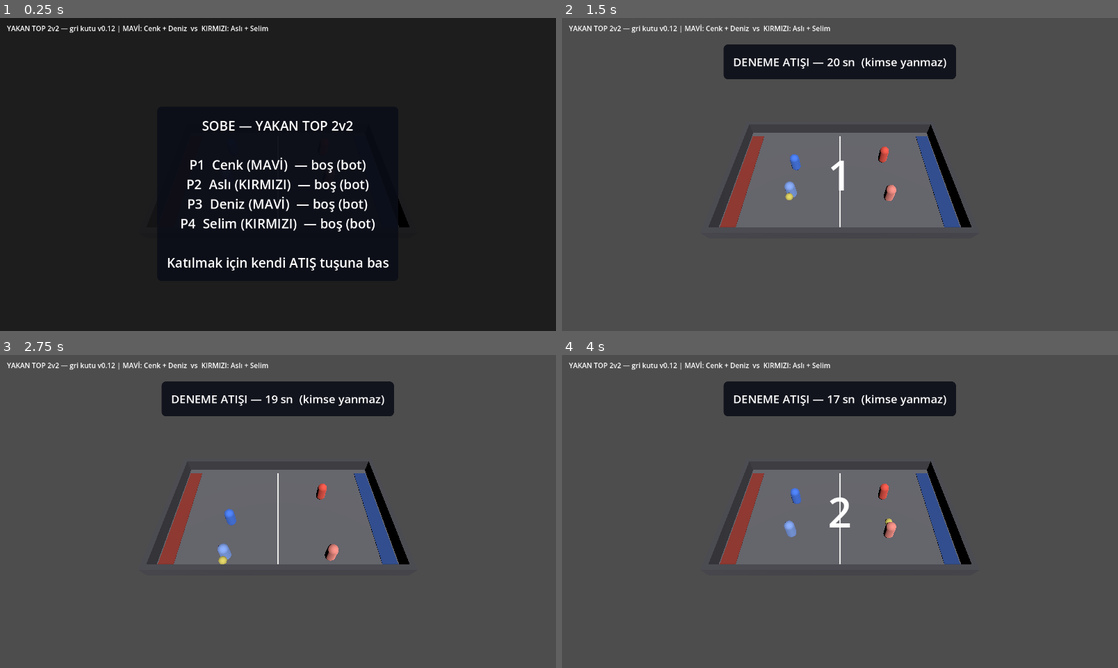
Above: before the commit, frames 1-4 (two rows, left to right).
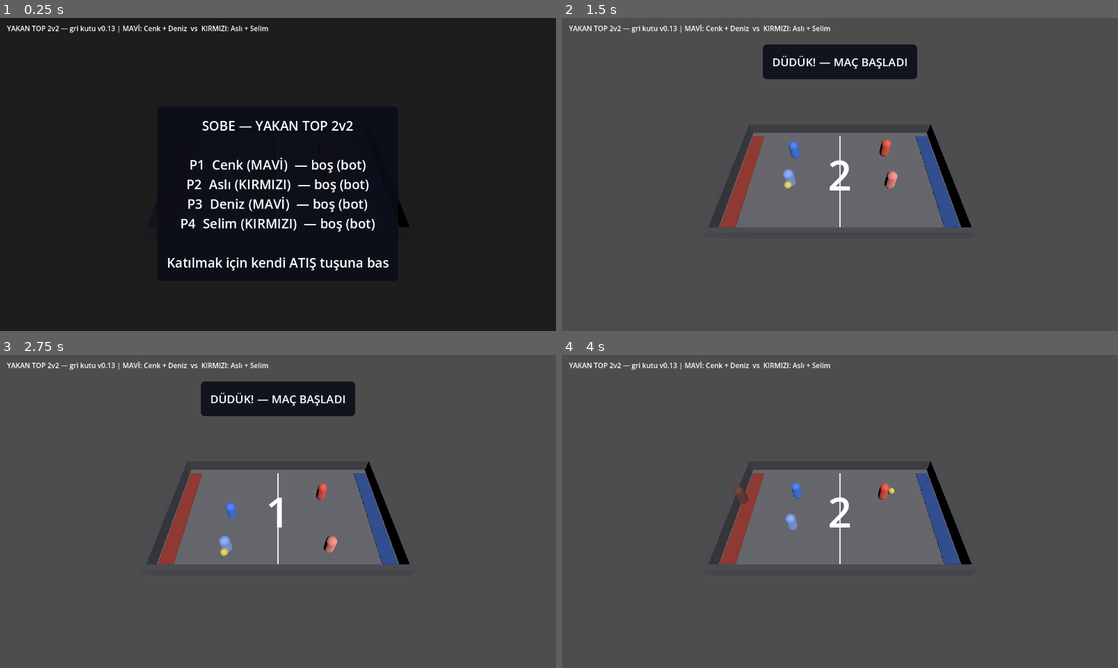
Above: after the commit, the same moments.

Repository: Mchd2323/Sobe
Game: Godot game, scene res://main.tscn
Two runs of this game, one before a commit and one after it. Both use one fixed random seed, a clock stepped at 60 frames per second and the inputs below.
Inputs:
- Up to frame 1 (0.25 s): no input
- Up to frame 2 (1.5 s): tap Enter at 0.5, 0.6, 1.35 s; hold D 0.53-1.28 s; tap Space at 0.77 s; hold S from 1.28 s (still down)
- Up to frame 3 (2.75 s): tap Space at 1.52 s; release S at 2.03 s; hold D from 2.03 s (still down); tap Enter at 2.1 s
- Up to frame 4 (4 s): release D at 2.78 s; hold W 2.78-3.53 s; tap Enter at 2.85, 3.6 s; tap Space at 3.02, 3.77 s; hold A from 3.53 s (still down)

The runs differ from the first frame. In frame 1, less than 0.1% of the frame differs, in the area x 20-21%, y 2-5%; in frame 2, 2.7%; in frame 3, 2.5%; in frame 4, 5.0%, in the area x 20-71%, y 3-59%.

Commit message:
Deneme atisi 10 sn + ATIS tusuyla erken duduk
Kullanici: 'geri sayim olmasin, oyuncular hazir olunca baslasin.
20 sn yerine 10 sn olsun.'

- Cfg.PRACTICE_TIME 20 -> 10 sn
- 10 saniye artik zorunlu bekleme degil, UST SINIR: hazir olan oyuncu ATIS
  tusuna basinca duduk hemen calar.
- Ust serit bunu soyluyor: 'DENEME ATISI - 7 sn ... ATIS tusu: HAZIRIM'

20 sn daha once kanepede onaylanmisti, oynadikca revize edildi. GOREVLER.md
kanepe kayitlari guncellendi.

Dogrulama: akis testi 10 sn sonra OYUN fazina geciyor; autotest bozulmadi
(SKOR OK, 2 oyun, 14 misket). Surum v0.13.

Co-Authored-By: Claude Opus 5 <noreply@anthropic.com>
Claude-Session: https://claude.ai/code/session_01MTxNxqcJsn6a9ejp78rqrm

Diff:
--- a/scripts/constants.gd
+++ b/scripts/constants.gd
@@ -12,8 +12,10 @@
 
 # SAYIŞMA: top ortada doğmaz, bir takıma VERİLİR. Geri sayım boyunca iki taraf da
 # orta çizgiden uzak durur; sıfırda top sahibi oyuncunun elinde oyun başlar.
-# KANEPE KARARI: 20 sn deneme atışı onaylandı ("20 sn iyi aslında").
-const PRACTICE_TIME := 20.0
+# KANEPE KARARI (revize): deneme atışı 10 sn ve ATIŞ tuşuyla erken bitirilebilir.
+# Kullanıcı: "geri sayım olmasın, oyuncular hazır olunca başlasın. 20 sn yerine 10 sn."
+# Yani 10 sn bir ÜST SINIR, zorunlu bekleme değil.
+const PRACTICE_TIME := 10.0
 
 const DROP_COUNTDOWN := 1.5      # geri sayım süresi (sn)
 const DROP_KEEPOUT := 3.0        # sayım boyunca orta çizgiye yaklaşma yasağı (m)
@@ -48,7 +50,7 @@
 
 # GDD §4 dört arkadaş. Koltuk sırası takımı belirler: 0,2 = MAVİ | 1,3 = KIRMIZI
 # Ekranda gösterilen yapı etiketi. TEK YER — elle başka yere yazma.
-const BUILD_LABEL := "v0.12"
+const BUILD_LABEL := "v0.13"
 
 const CHARACTERS := ["Cenk", "Aslı", "Deniz", "Selim"]
 
--- a/scripts/main.gd
+++ b/scripts/main.gd
@@ -64,10 +64,15 @@
 		if c > 0.0:
 			_countdown_label.text = str(int(ceil(c)))
 
+	# DENEME ATIŞI: beklemek zorunlu değil, hazır olan ATIŞ tuşuyla düdüğü çalar.
+	if flow.phase == GameFlow.Phase.PRACTICE and _action_just_pressed():
+		flow.set_phase(GameFlow.Phase.PLAYING)
+		return
+
 	# Üst şerit: deneme sayacı, sonra yanma uyarısı
 	if _banner_box != null:
 		if flow.phase == GameFlow.Phase.PRACTICE:
-			_set_banner("DENEME ATIŞI — %d sn  (kimse yanmaz)" % int(ceil(flow.practice_left)))
+			_set_banner("DENEME ATIŞI — %d sn  (kimse yanmaz)   •   ATIŞ tuşu: HAZIRIM" % int(ceil(flow.practice_left)))
 		elif flow.phase == GameFlow.Phase.PLAYING and _human_burned():
 			# Mezarlık sahanın KARŞI ucundadır; oyuncu kendini kaybetmesin.
 			_set_banner("YANDIN — mezarlıktasın: sahanın KARŞI ucunda, koyu renkli olansın")
Not shown, changed: GOREVLER.md
Not shown, changed: README.md
